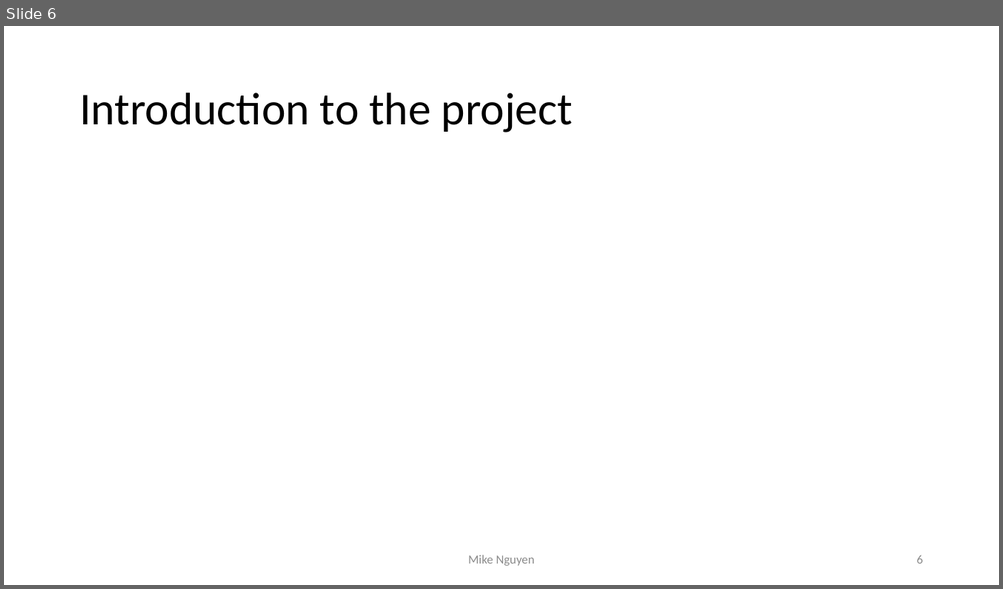
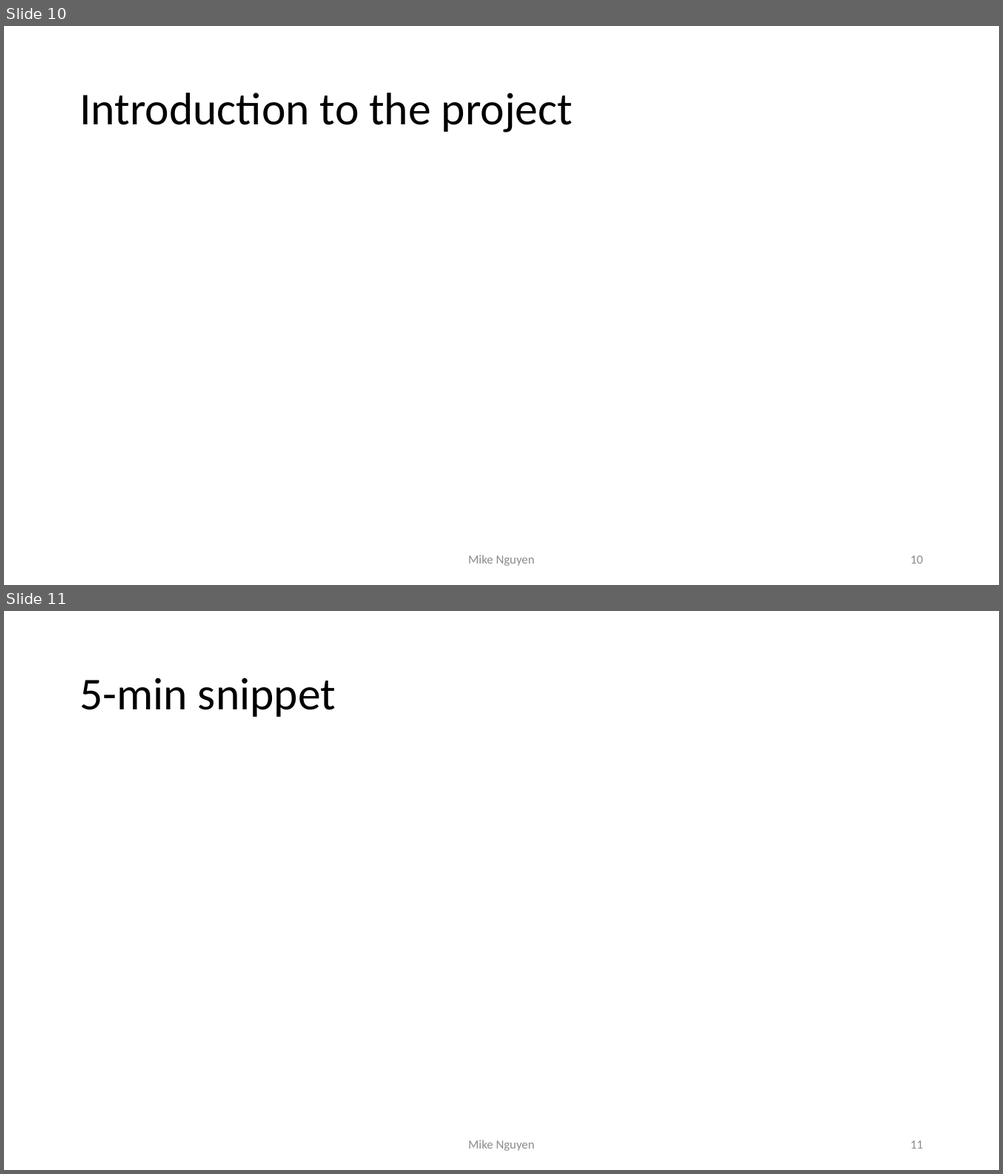
Before and after one commit to mikenguyen13/mar4050, a slide deck: lectures/2/1_Problem & Intro to Project.pptx. Shown one above the other, each under a label of ours: slide 6 before the commit, slides 10 and 11 after it. The pictures are 1003x589 and 1003x1174 pixels, drawn with LibreOffice and Linux fonts; fonts in the diff are those of the drawing. Boxes give left, top, right and bottom in pixels: in the first picture for what was removed or moved away, otherwise in the second. Text is boxed around its words. In the diff, an @@ line names an element or a change of style, - is before the commit and + after.

```diff
--- a/lectures/2/1_Problem & Intro to Project.pptx
+++ b/lectures/2/1_Problem & Intro to Project.pptx
@@ slide 11 added at <box>4,611,999,1170</box>, background #FFFFFF @@
@@ title added at <box>79,678,336,717</box>, 44 pt, text #000000 @@
+5-min snippet
@@ text added at <box>468,1140,535,1151</box>, 12 pt, text #8C8C8C @@
+Mike Nguyen
@@ page number added at <box>910,1141,922,1149</box>, 12 pt, text #8C8C8C @@
+11
@@ what was slide 6 is now slide 10 @@
@@ page number at <box>910,556,922,564</box>: text changed @@
-6
+10
```
Also in this commit, not shown: 1 slide changed, 4 other slides added, 8 other files.
